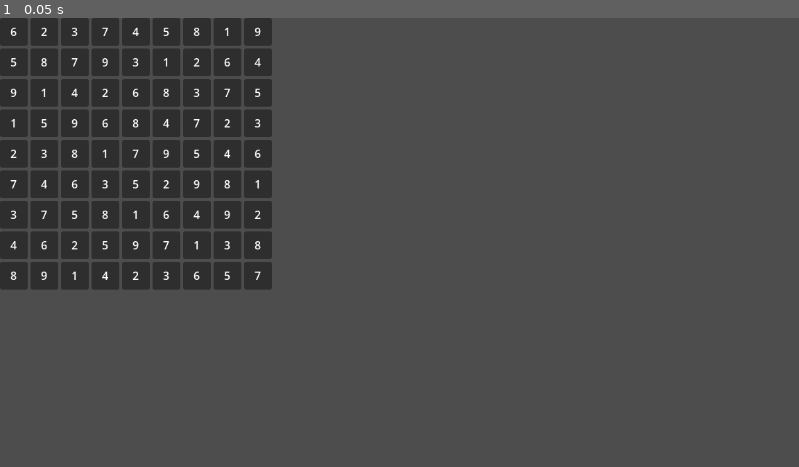
Above: before the commit, frame 1.
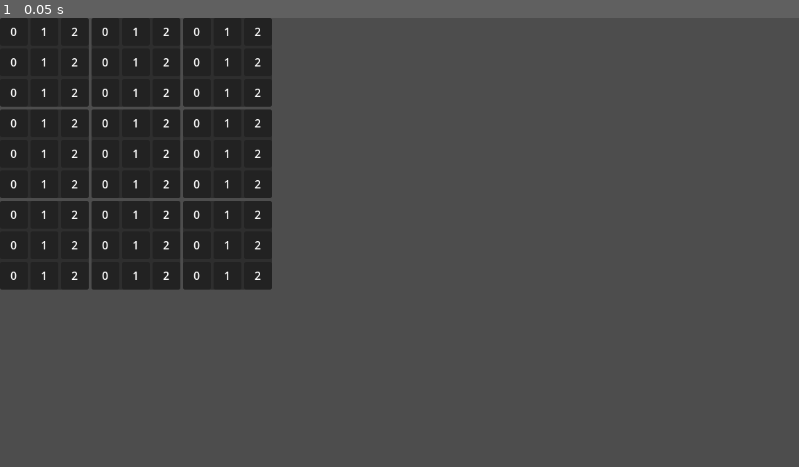
Above: after the commit, the same moment.

Repository: Tkach-Illia/Sudoku
Game: Godot game, scene res://scenes/main.tscn
Two runs of this game, one before a commit and one after it. Both use one fixed random seed, a clock stepped at 60 frames per second and the inputs below.
Inputs:
- Up to frame 1 (0.05 s): no input

The runs differ from the first frame. In frame 1, 3.0% of the frame differs, in the area x 0-35%, y 0-61%.

Commit message:
Added click handler

Diff:
--- a/project.godot
+++ b/project.godot
@@ -15,6 +15,14 @@
 config/features=PackedStringArray("4.6", "Mobile")
 config/icon="res://icon.svg"
 
+[input]
+
+click={
+"deadzone": 0.2,
+"events": [Object(InputEventMouseButton,"resource_local_to_scene":false,"resource_name":"","device":-1,"window_id":0,"alt_pressed":false,"shift_pressed":false,"ctrl_pressed":false,"meta_pressed":false,"button_mask":0,"position":Vector2(0, 0),"global_position":Vector2(0, 0),"factor":1.0,"button_index":1,"canceled":false,"pressed":false,"double_click":false,"script":null)
+]
+}
+
 [physics]
 
 3d/physics_engine="Jolt Physics"
--- a/scenes/singe_grid.tscn
+++ b/scenes/singe_grid.tscn
@@ -2,7 +2,7 @@
 
 [ext_resource type="Script" uid="uid://cht66ih14mhcc" path="res://scripts/singe_grid.gd" id="1_3wesf"]
 
-[node name="GridContainer" type="GridContainer" unique_id=1031266086]
+[node name="PanelContainer" type="PanelContainer" unique_id=699987057]
 offset_right = 40.0
 offset_bottom = 40.0
 script = ExtResource("1_3wesf")
--- a/scenes/single_number.tscn
+++ b/scenes/single_number.tscn
@@ -12,3 +12,7 @@
 layout_mode = 2
 size_flags_horizontal = 4
 text = "1"
+
+[connection signal="gui_input" from="." to="." method="_on_gui_input"]
+[connection signal="mouse_entered" from="." to="." method="_on_mouse_entered"]
+[connection signal="mouse_exited" from="." to="." method="_on_mouse_exited"]
--- a/scripts/main.gd
+++ b/scripts/main.gd
@@ -4,51 +4,32 @@
 static var row_size: int = 3
 
 @export var board_node: Control
-var board_array: Array
+var board_numbers: Array
 var callback_array: Array
 var allowed_numbers: Array
-@export var numbers: Array = [
-  [
-	[
-	  [3, 7, 1],
-	  [9, 4, 6],
-	  [2, 8, 5]
-	],
-	[
-	  [6, 2, 8],
-	  [1, 5, 9],
-	  [7, 3, 4]
-	],
-	[
-	  [4, 9, 5],
-	  [8, 3, 2],
-	  [6, 1, 7]
-	]
-  ],
-  [
-	[
-	  [8, 1, 4],
-	  [3, 6, 7],
-	  [9, 5, 2]
-	],
-	[
-	  [5, 6, 3],
-	  [2, 8, 1],
-	  [4, 7, 9]
-	],
-	[
-	  [7, 2, 9],
-	  [4, 1, 5],
-	  [8, 6, 3]
-	]
-  ]
-]
 
 func _ready() -> void:
 	init_allowed_numbers()
-	board_array = fill_board()
-	print(board_array)
+	board_numbers = fill_board()
+	var board_array = generate_board_array(board_numbers)
 	board_node.setup(board_array)
+
+func generate_board_array(board_numbers: Array):
+	var board: Array[Array]
+
+	for i in board_numbers.size():
+		var bx : Array = []
+		for j in board_numbers[i].size():
+			var by: Array = []
+			for k in board_numbers[i][j].size():
+				var xc: Array = []
+				for l in board_numbers[i][j][k].size():
+					xc.append(MyData.new(l,[i,j,k,l], true))
+				by.append(xc)
+			bx.append(by)
+		board.append(bx)
+
+	return board
 
 func init_allowed_numbers():
 	for i in row_size*row_size:
@@ -80,7 +61,7 @@
 func generate_board():
 	var board :Array[Array]= []
 	for i in row_size:
-		var row := []
+		var row : Array = []
 		for j in row_size:
 			row.append(generate_empty_grid())
 		board.append(row)
@@ -90,7 +71,7 @@
 func generate_empty_grid():
 	var grid :Array[Array]= []
 	for i in row_size:
-		var row := []
+		var row :Array = []
 		for j in row_size:
 			row.append(0)
 		grid.append(row)
--- a/scripts/my_grid.gd
+++ b/scripts/my_grid.gd
@@ -1,35 +1,19 @@
-class_name MyGrid
+class_name MyData
 
-var row_size: int
-var grid: Array = []
+var number: int = 0
+var coords: Array = []
+var is_changable: bool
 
-func _init(_array: Array = get_blank()):
-	grid = set_grid_from_array2(_array)
+func _init(_number: int, _coords: Array, _is_changable: bool):
+	number = _number
+	coords = _coords
+	is_changable = _is_changable
 
-func get_cell(x: int,y: int):
-	return grid[y * row_size + x]
+func getNumber():
+	return number
 
-func set_cell(x: int,y: int,v: int):
-	grid[y * row_size + x] = v
+func getCords():
+	return coords
 
-func get_array():
-	return grid
-
-func get_stucked_array():
-	var arr: Array = []
-	for i in row_size:
-		arr+=[grid.slice(i*row_size,(i+1)*row_size)]
-	return arr
-
-func get_blank():
-	var array: Array = []
-	for el in Main.row_size*Main.row_size:
-		array.append(1)
-	return array
-
-func set_grid_from_array2(arr: Array):
-	var new_grid: Array = []
-	for i in arr:
-		for j in i:
-			new_grid.append(j)
-	return new_grid
+func getChangable():
+	return is_changable
--- a/scripts/singe_grid.gd
+++ b/scripts/singe_grid.gd
@@ -1,9 +1,6 @@
 extends Control
 class_name SingleGrid
 
-var grid: MyGrid
-
 func setup(_grid: Array):
-	grid = MyGrid.new(_grid)
 	add_child(Main.createGrid(_grid, preload("res://scenes/single_number.tscn")))
 	return self
--- a/scripts/single_number.gd
+++ b/scripts/single_number.gd
@@ -2,15 +2,29 @@
 class_name SingleNumber
 
 var number_value : int = 0
-var is_changable: bool = false
+var coords: Array = [0, 0]
+var is_changable: bool = true
+var is_hover: bool = false
 
-func setup(_number: int):
-	number_value = _number
+func setup(data: MyData):
+	number_value = data.getNumber()
+	coords = data.getCords()
+	is_changable = data.getChangable()
 	$Label.set_text(str(number_value))
 	return self
 
-func create_callback():
+func changeNumber(new_number):
 	pass
 
-func changeNumber(new_number):
-	pass
+func _on_mouse_entered() -> void:
+	if is_changable:
+		is_hover = true
+
+func _on_mouse_exited() -> void:
+	if is_changable:
+		is_hover = false
+
+func _on_gui_input(event: InputEvent) -> void:
+	if is_hover and event is InputEventMouseButton:
+		if event.button_index == 1 and event.is_pressed():
+			print(number_value)
